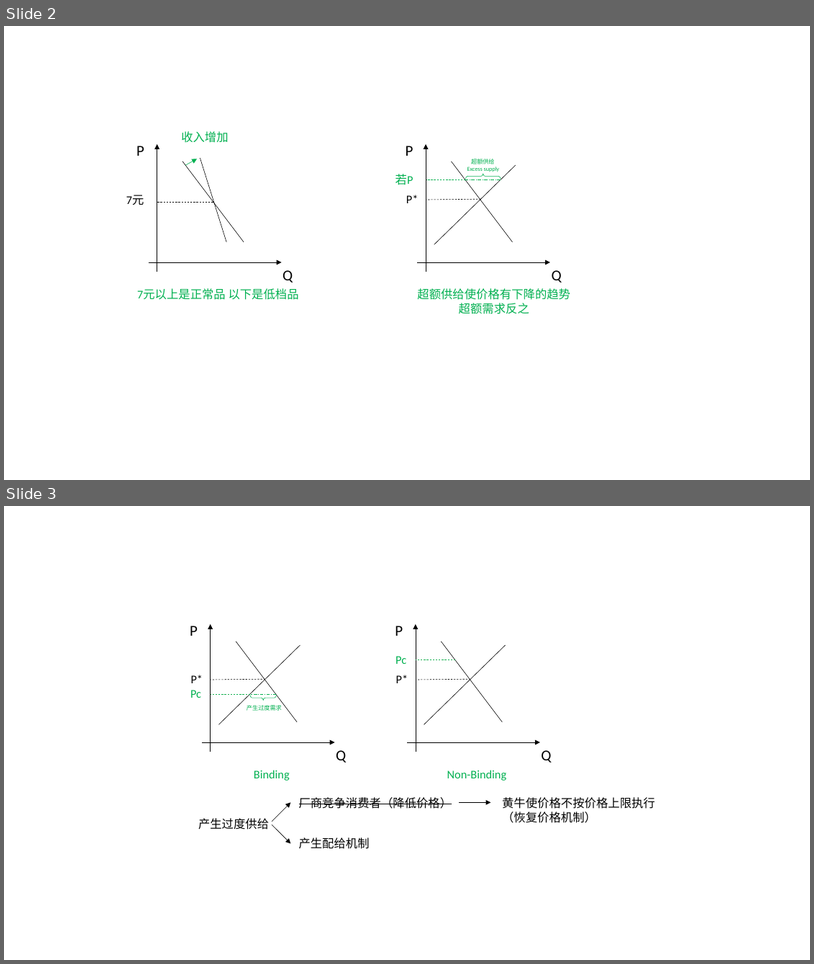
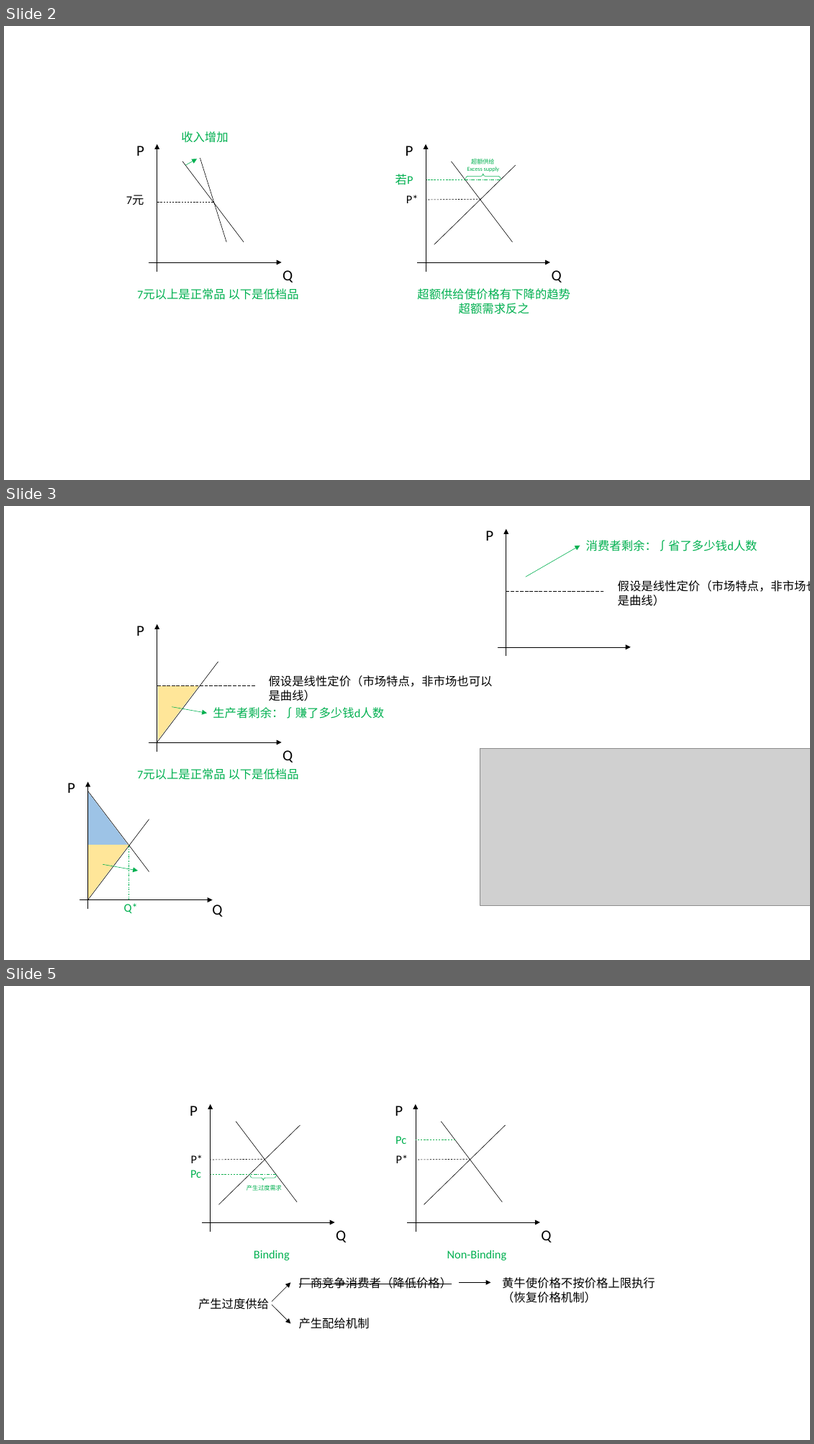
Before and after one commit to lwxisastudent/notes_markdowns, a slide deck: 演示文稿1.pptx. Shown one above the other, each under a label of ours: slides 2 and 3 before the commit, slides 2, 3 and 5 after it; the slides between them are not shown. The pictures are 814x964 and 814x1444 pixels, drawn with LibreOffice and Linux fonts; fonts in the diff are those of the drawing; grey boxes stand for pictures. Boxes give left, top, right and bottom in pixels: in the first picture for what was removed or moved away, otherwise in the second. Text is boxed around its words. In the diff, an @@ line names an element or a change of style, - is before the commit and + after.

```diff
--- a/演示文稿1.pptx
+++ b/演示文稿1.pptx
@@ slide 3 added at <box>4,506,810,960</box>, background #FFFFFF @@
@@ text added at <box>486,530,494,541</box>, 18 pt, text #000000 @@
+P
@@ arrow added from (507, 656) to (507, 529), #000000 0.5 pt @@
@@ arrow added from (526, 577) to (581, 546), #00B050 0.5 pt @@
@@ text added at <box>586,540,758,551</box>, 14 pt, text #00B050 @@
+消费者剩余：∫省了多少钱d人数
@@ line added from (604, 591) to (507, 591), #000000 0.5 pt dashed @@
@@ text added at <box>618,580,810,606</box>, 14 pt, text #000000 @@
+假设是线性定价（市场特点，非市场也可以是曲线）
@@ text added at <box>136,626,144,636</box>, 18 pt, text #000000 @@
+P
@@ arrow added from (157, 752) to (157, 624), #000000 0.5 pt @@
@@ arrow added from (498, 647) to (631, 647), #000000 0.5 pt @@
@@ line added from (157, 742) to (218, 662), #000000 0.5 pt @@
@@ text added at <box>269,675,493,701</box>, 14 pt, text #000000 @@
+假设是线性定价（市场特点，非市场也可以是曲线）
@@ line added from (255, 686) to (157, 686), #000000 0.5 pt dashed @@
@@ triangle added at <box>158,686,199,740</box>, fill #FFE699 @@
@@ arrow added from (172, 707) to (207, 713), #00B050 0.5 pt @@
@@ text added at <box>213,707,384,718</box>, 14 pt, text #00B050 @@
+生产者剩余：∫赚了多少钱d人数
@@ arrow added from (149, 742) to (282, 742), #000000 0.5 pt @@
@@ text added at <box>283,750,293,762</box>, 18 pt, text #000000 @@
+Q
@@ picture added at <box>480,748,810,905</box> @@
@@ text added at <box>67,782,75,793</box>, 18 pt, text #000000 @@
+P
@@ arrow added from (88, 909) to (88, 782), #000000 0.5 pt @@
@@ text added at <box>137,768,299,780</box>, 14 pt, text #00B050 @@
+7元以上是正常品 以下是低档品
@@ line added from (88, 791) to (149, 871), #000000 0.5 pt @@
@@ triangle added at <box>88,792,129,846</box>, fill #9DC3E6 @@
@@ line added from (88, 900) to (149, 818), #000000 0.5 pt @@
@@ triangle added at <box>88,845,129,898</box>, fill #FFE699 @@
@@ line added from (129, 846) to (129, 901), #00B050 0.5 pt dashed @@
@@ arrow added from (103, 864) to (139, 870), #00B050 0.5 pt @@
@@ arrow added from (80, 900) to (213, 900), #000000 0.5 pt @@
@@ text added at <box>124,903,138,913</box>, 14 pt, text #00B050 @@
+Q*
@@ text added at <box>212,904,222,916</box>, 18 pt, text #000000 @@
+Q
@@ what was slide 3 is now slide 5 @@
```
Also in this commit, not shown: 1 other slide added, 21 other files.
